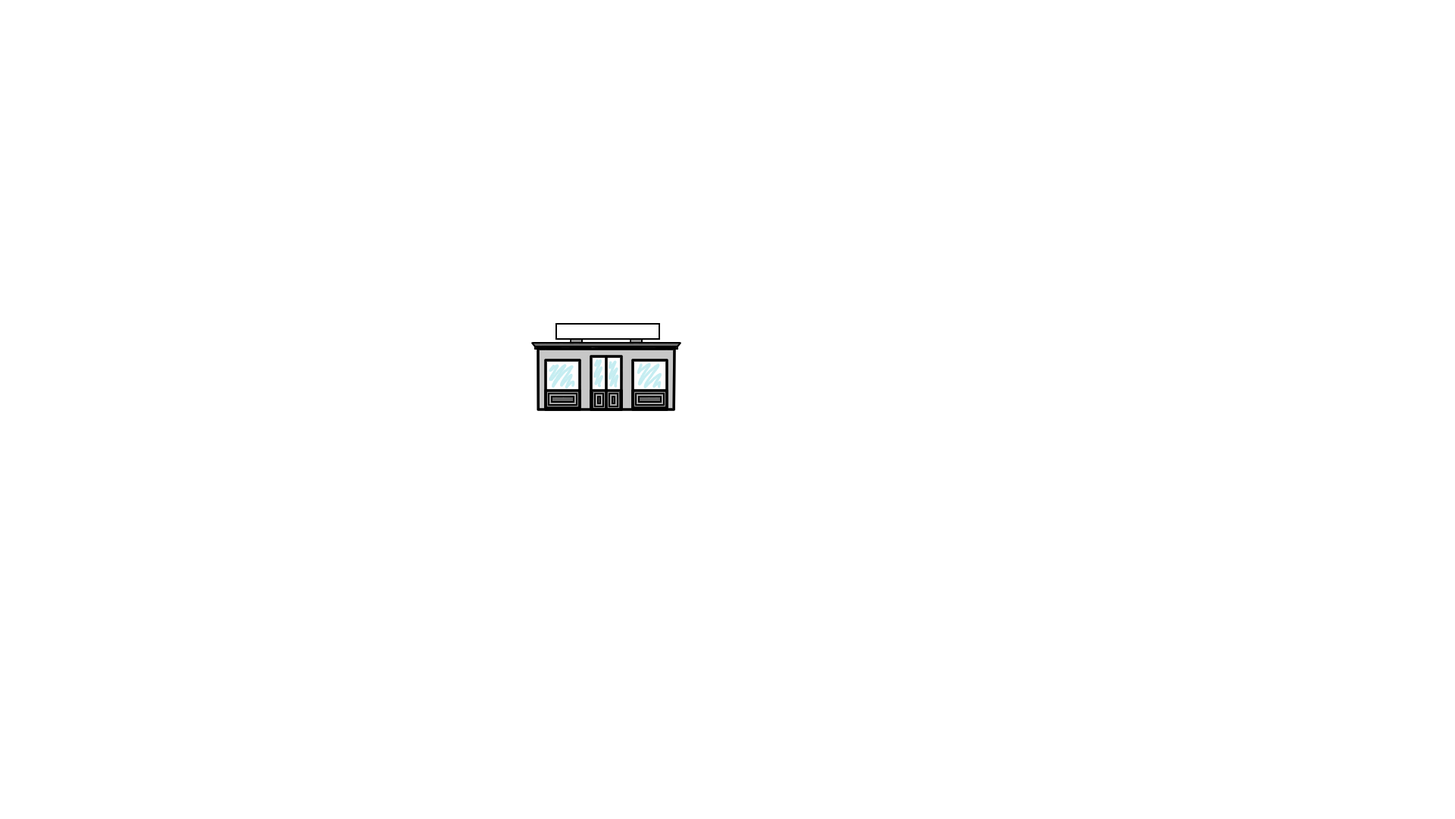
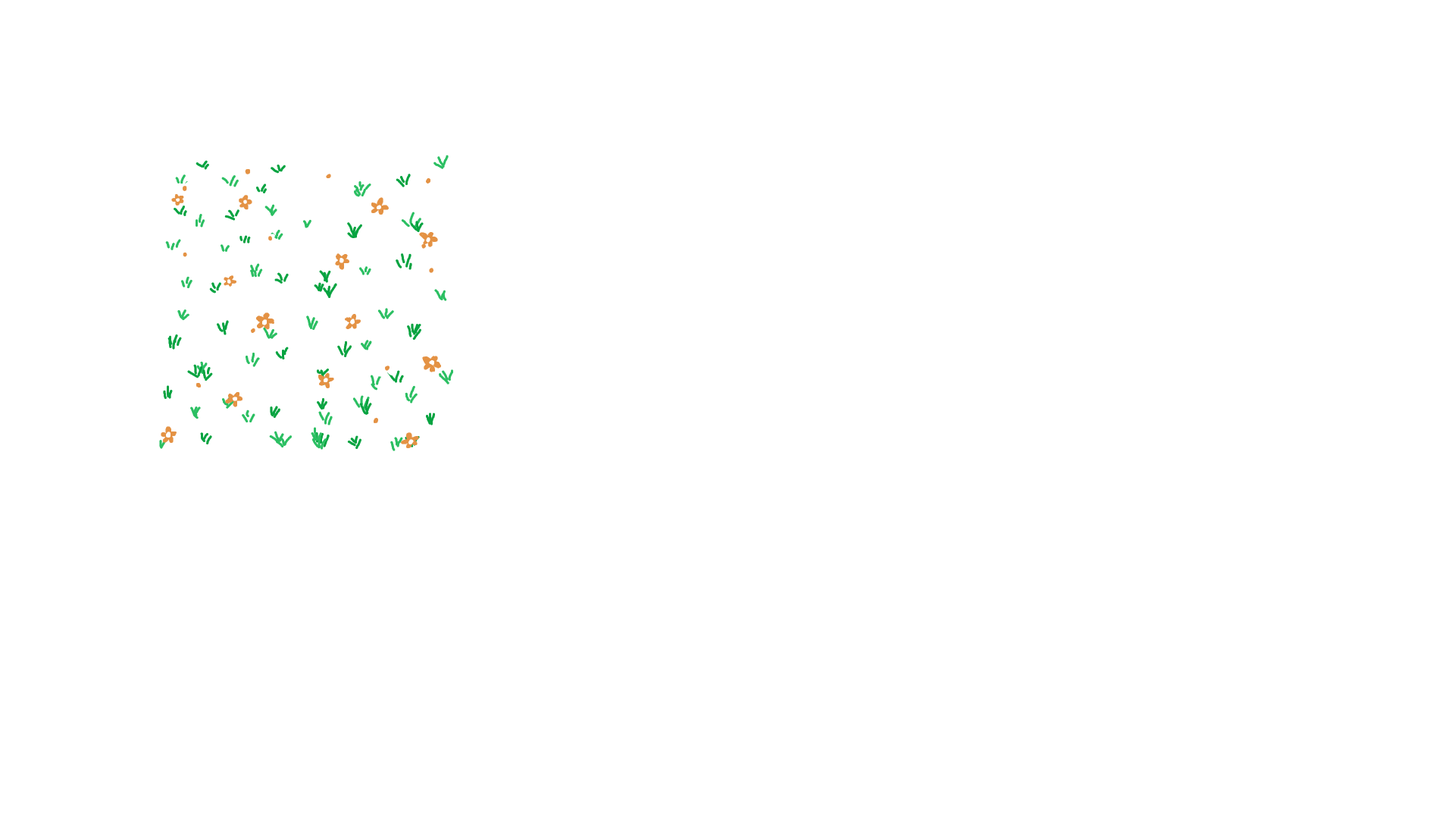
Layered file, before and after one edit (w=1455, h=819). Changes by layer:
showed group "Ground" (4 layers) over [159, 154, 534, 452]
showed "2" (1st of 3, in "Ground"), painted on it over [165, 154, 449, 340]
showed "3" (1st of 3, in "Ground"), painted on it over [159, 159, 389, 450]
showed "4", painted on it over [159, 154, 534, 452]
hid group "RecutementCentre" (9 layers) over [531, 322, 682, 411]
